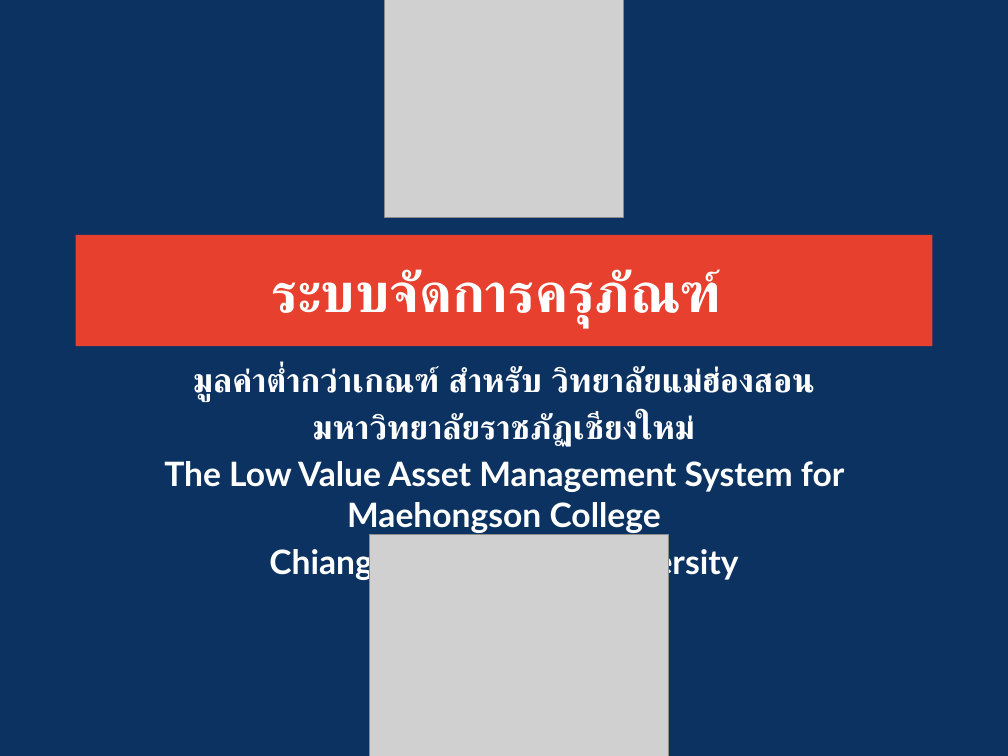
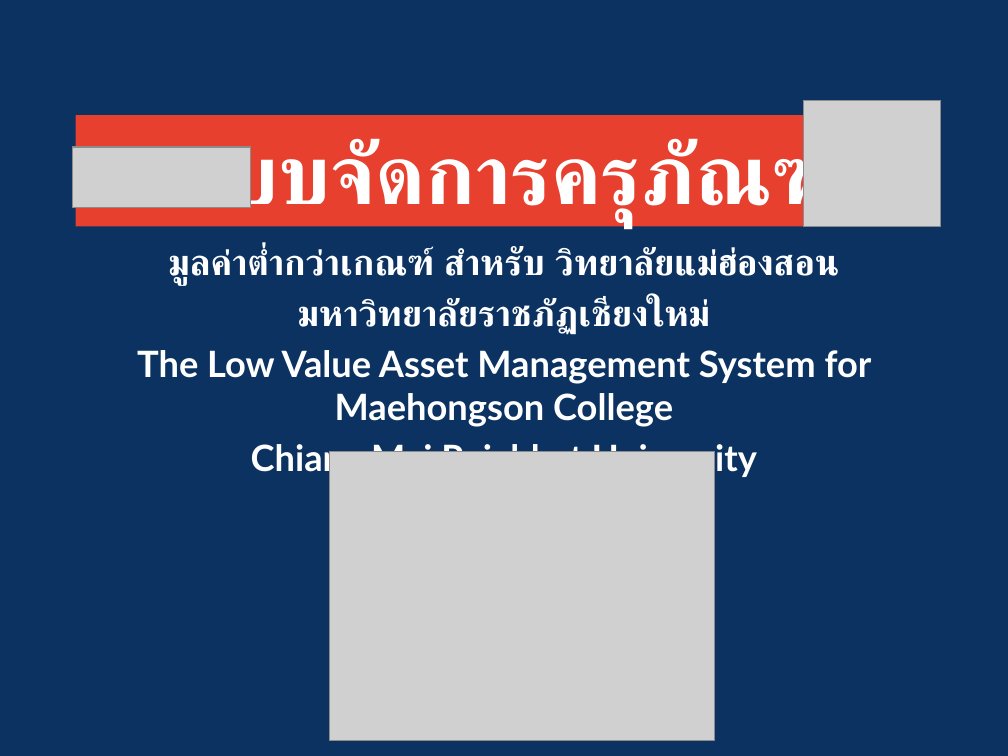
Before and after one commit to JhunCabas/asset-project-system, a slide deck: slide 1 of ASSET_DOC/ASSET_Proposal/ASSET_Final.pptx. Drawn at 1008x756 pixels with LibreOffice and Linux fonts; fonts in the diff are those of the drawing; grey boxes stand for pictures; background and template pictures are left out. Boxes give left, top, right and bottom in pixels: in the first picture for what was removed or moved away, otherwise in the second. Text is boxed around its words. In the diff, an @@ line names an element or a change of style, - is before the commit and + after.

```diff
--- a/ASSET_DOC/ASSET_Proposal/ASSET_Final.pptx
+++ b/ASSET_DOC/ASSET_Proposal/ASSET_Final.pptx
@@ picture removed at box(384, 0, 623, 218) @@
@@ title "ระบบจัดการครุภัณฑ์": place and size @@
-title "ระบบจัดการครุภัณฑ์" at box(76, 235, 932, 347)
+title "ระบบจัดการครุภัณฑ์" at box(76, 115, 932, 227)
@@ title "ระบบจัดการครุภัณฑ์" at box(76, 115, 932, 227): size 39.6 to 60 pt, font Roboto to Lato @@
@@ picture added at box(803, 100, 940, 226) @@
@@ picture added at box(73, 147, 250, 208) @@
@@ subtitle "มูลค่าต่ำกว่าเกณฑ์ สำหรับ วิทยาลัยแม่ฮ่องสอน": place and size @@
-subtitle "มูลค่าต่ำกว่าเกณฑ์ สำหรับ วิทยาลัยแม่ฮ่องสอน" at box(164, 367, 844, 580)
+subtitle "มูลค่าต่ำกว่าเกณฑ์ สำหรับ วิทยาลัยแม่ฮ่องสอน" at box(137, 247, 872, 479)
@@ subtitle "มูลค่าต่ำกว่าเกณฑ์ สำหรับ วิทยาลัยแม่ฮ่องสอน" at box(137, 247, 872, 479): size 24 to 25.9 pt @@
@@ picture: place and size @@
-picture at box(369, 534, 668, 756)
+picture at box(330, 452, 715, 740)
```
Also in this commit, not shown: 19 other slides changed, 2 slides added, 1 slide removed, 2 other files.
